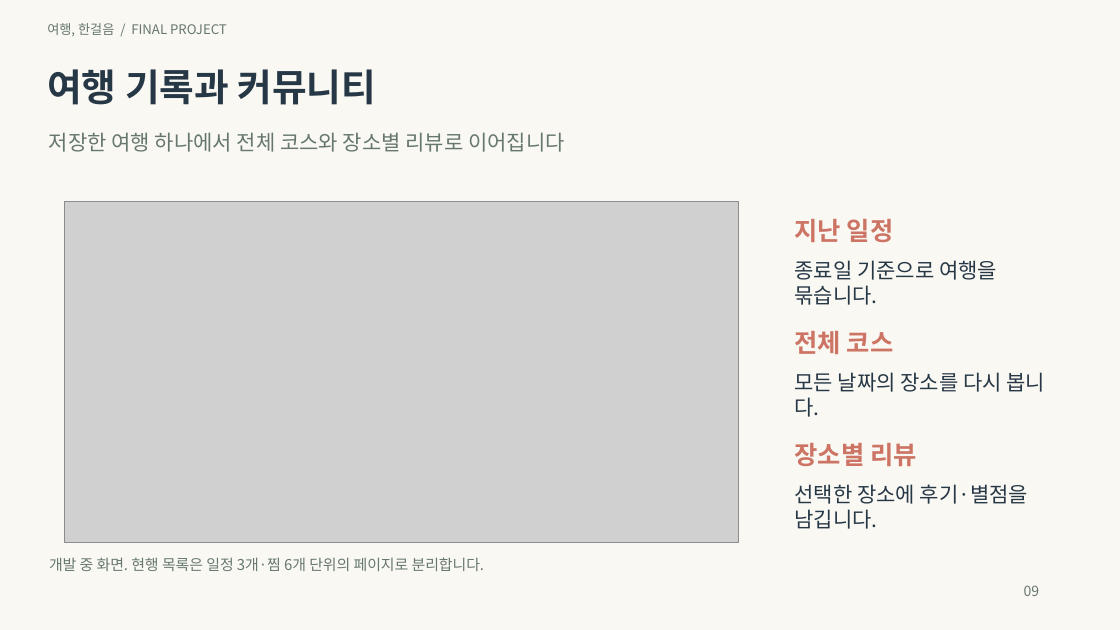
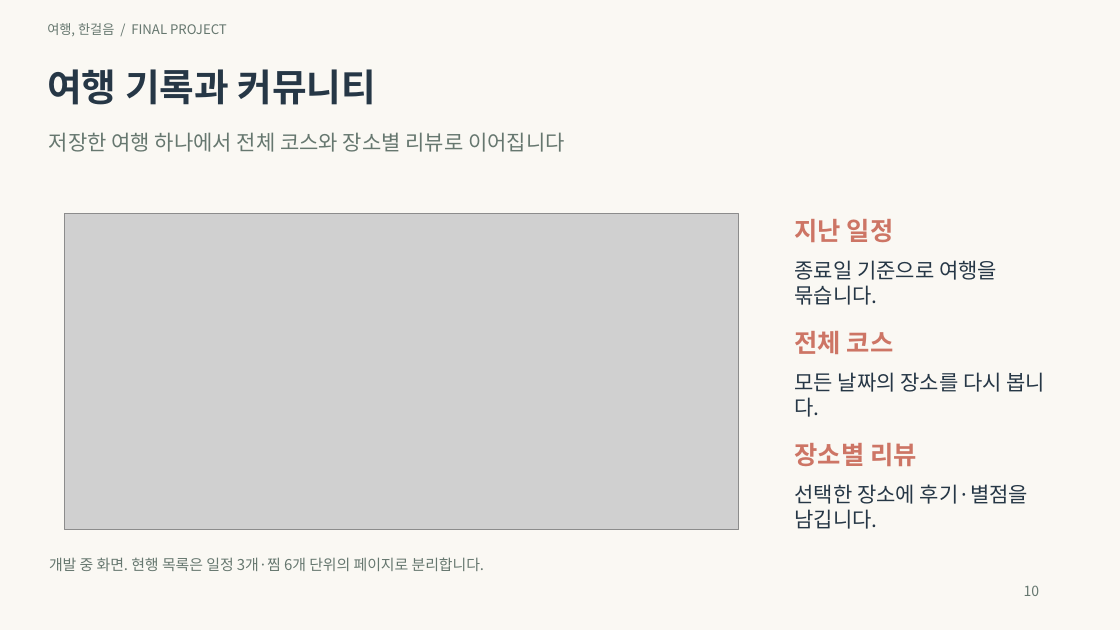
Before and after one commit to inyoung7-lab/AI-Travel-Planner, a slide deck: slide 10 of deliverables/final-project-20261025/04_프로젝트_기획발표.pptx (slide 9 before the commit). Drawn at 1120x630 pixels with LibreOffice and Linux fonts; fonts in the diff are those of the drawing; grey boxes stand for pictures. Boxes give left, top, right and bottom in pixels: in the first picture for what was removed or moved away, otherwise in the second. Text is boxed around its words. In the diff, an @@ line names an element or a change of style, - is before the commit and + after.

```diff
--- a/deliverables/final-project-20261025/04_프로젝트_기획발표.pptx
+++ b/deliverables/final-project-20261025/04_프로젝트_기획발표.pptx
@@ picture: place and size @@
-picture at box(65, 202, 739, 543)
+picture at box(65, 214, 739, 530)
@@ text at box(1024, 585, 1040, 596): text changed @@
-09
+10
```
Also in this commit, not shown: 12 other slides changed, 10 slides added, 43 other files.
